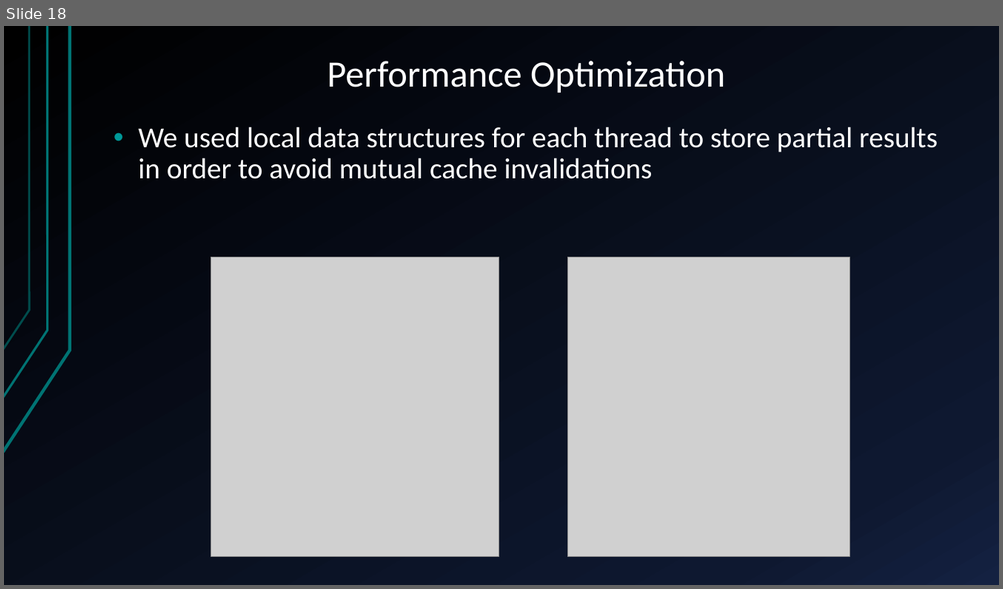
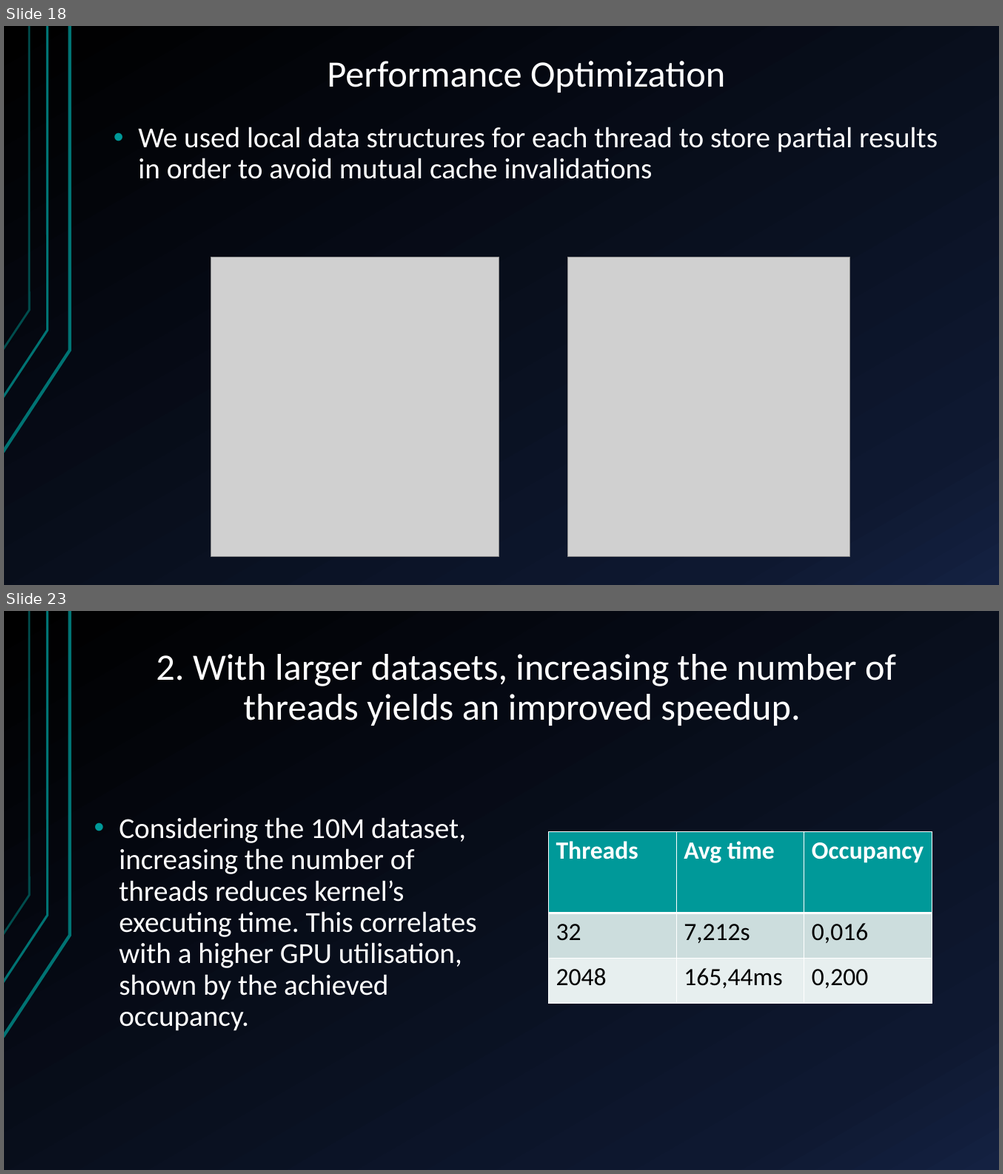
Before and after one commit to glmquint/K-Means-local, a slide deck: documentazione/presentazione.pptx. Shown one above the other, each under a label of ours: slide 18 before the commit, slides 18 and 23 after it; the slides between them are not shown. The pictures are 1003x589 and 1003x1174 pixels, drawn with LibreOffice and Linux fonts; fonts in the diff are those of the drawing; grey boxes stand for pictures; background and template pictures are left out. Boxes give left, top, right and bottom in pixels: in the first picture for what was removed or moved away, otherwise in the second. Text is boxed around its words. In the diff, an @@ line names an element or a change of style, - is before the commit and + after.

```diff
--- a/documentazione/presentazione.pptx
+++ b/documentazione/presentazione.pptx
@@ slide 23 added at (4, 611, 999, 1170), background gradient #000000 to #0F1931 to #142242; not listed: 3 template elements that a slide beside it also shows @@
@@ title added at (156, 654, 896, 726), 36 pt, text #FFFFFF @@
+2. With larger datasets, increasing the number of threads yields an improved speedup.
@@ text added at (119, 817, 477, 1031), 28 pt, text #FFFFFF @@
+• Considering the 10M dataset, increasing the number of threads reduces kernel’s executing time. This correlates with a higher GPU utilisation, shown by the achieved occupancy.
@@ table added at (548, 832, 930, 1003), 3 rows, 3 columns @@
+Threads | Avg time | Occupancy
+32 | 7,212s | 0,016
+2048 | 165,44ms | 0,200
```
Also in this commit, not shown: 2 slides changed, 8 other slides added.
